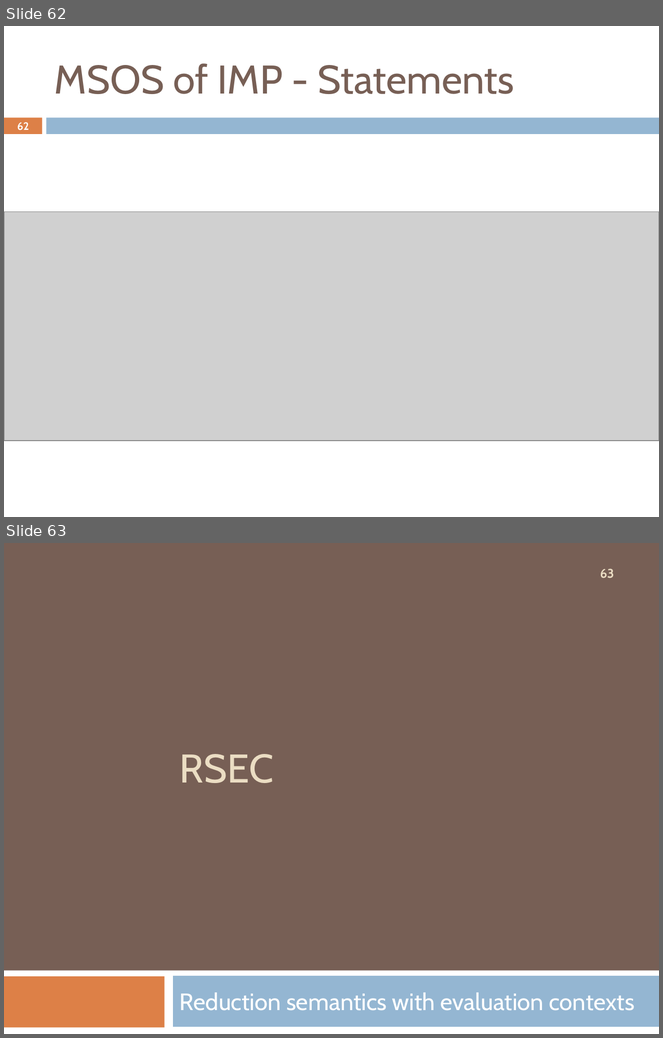
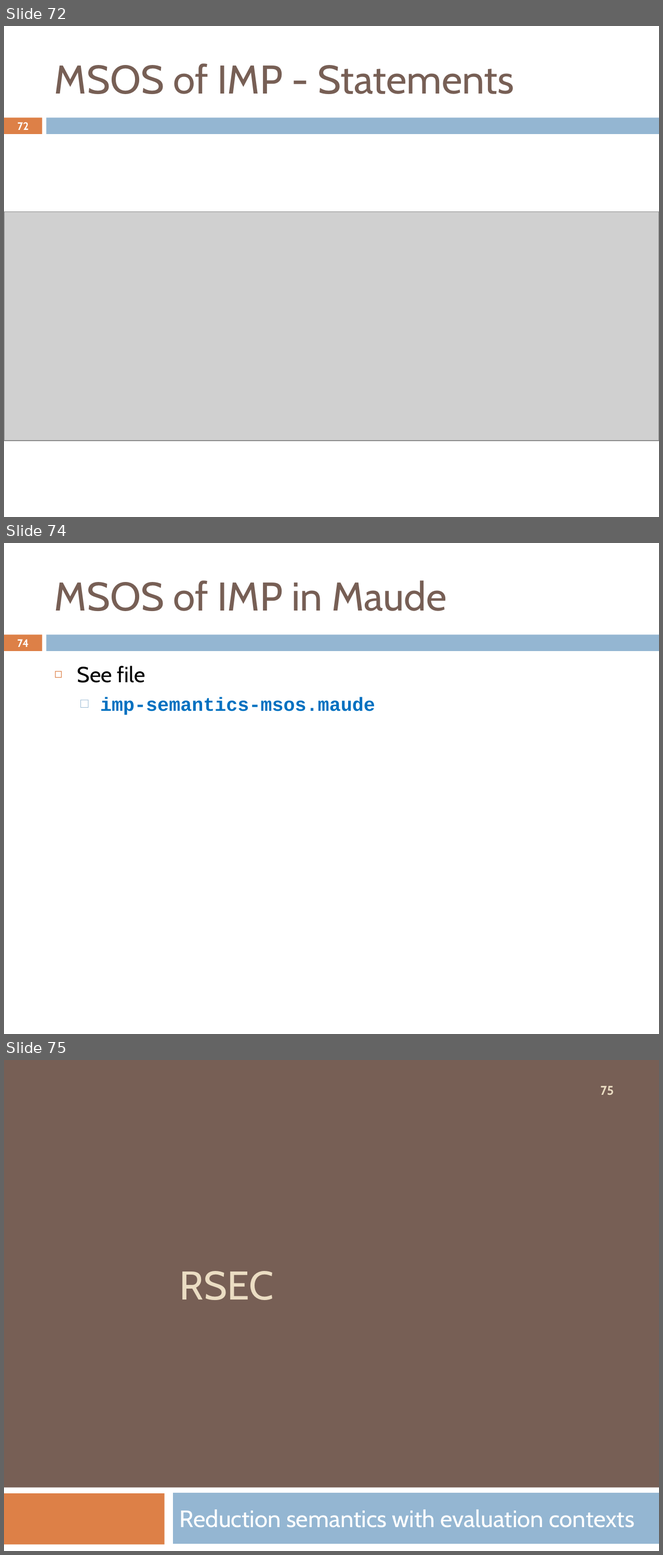
Before and after one commit to Formal-Systems-Laboratory/fsl.cs.illinois.edu, a slide deck: teaching/2021/cs522/02-Conventional-Executable-Semantics.pptx. Shown one above the other, each under a label of ours: slides 62 and 63 before the commit, slides 72, 74 and 75 after it; the slides between them are not shown. The pictures are 663x1038 and 663x1555 pixels, drawn with LibreOffice and Linux fonts; fonts in the diff are those of the drawing; grey boxes stand for pictures. Boxes give left, top, right and bottom in pixels: in the first picture for what was removed or moved away, otherwise in the second. Text is boxed around its words. In the diff, an @@ line names an element or a change of style, - is before the commit and + after.

```diff
--- a/teaching/2021/cs522/02-Conventional-Executable-Semantics.pptx
+++ b/teaching/2021/cs522/02-Conventional-Executable-Semantics.pptx
@@ slide 74 added at (x1=4, y1=543, x2=659, y2=1034), background #FFFFFF; not listed: 2 template elements that a slide beside it also shows @@
@@ title added at (x1=54, y1=580, x2=447, y2=611), 44 pt, text #775F55 @@
+MSOS of IMP in Maude
@@ page number added at (x1=18, y1=639, x2=29, y2=647), 11.9 pt, text #FFFFFF, bold @@
+74
@@ text added at (x1=77, y1=666, x2=375, y2=715), 21 pt, text #0070C0, bold @@
+◻ See file
+  □ imp-semantics-msos.maude
@@ what was slide 62 is now slide 72 @@
@@ page number at (x1=18, y1=122, x2=29, y2=130): text changed @@
-62
+72
@@ what was slide 63 is now slide 75 @@
@@ page number at (x1=600, y1=1086, x2=614, y2=1095): text changed @@
-63
+75
```
Also in this commit, not shown: 19 other slides added, 1 other file.
